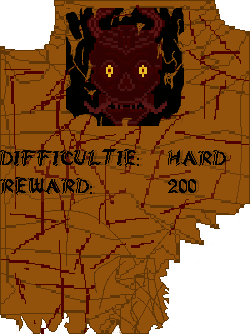
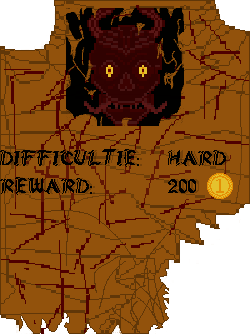
Layer changes from the first 250 x 334 image to the second:
added layer "coin.png" above "HARD" over [207, 173, 233, 199]
